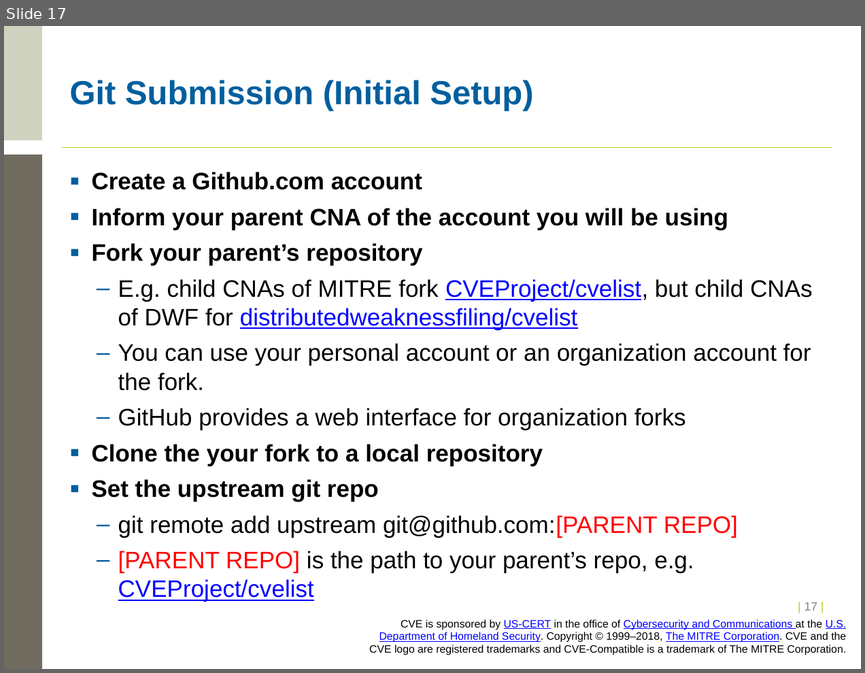
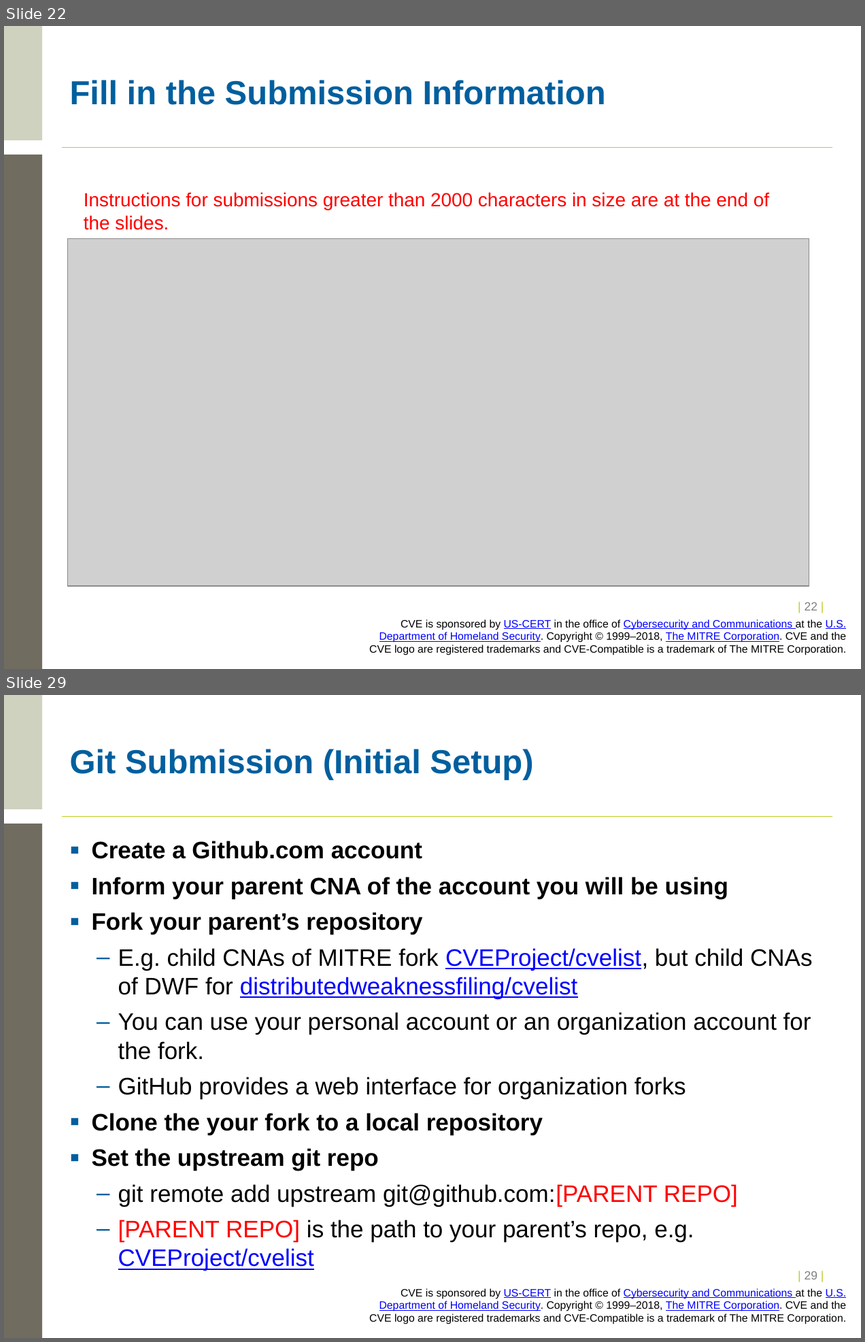
Before and after one commit to CVEProject/cveproject.github.io, a slide deck: docs/cna/Entry_Submission_Process.pptx. Shown one above the other, each under a label of ours: slide 17 before the commit, slides 22 and 29 after it; the slides between them are not shown. The pictures are 865x673 and 865x1342 pixels, drawn with LibreOffice and Linux fonts; fonts in the diff are those of the drawing; grey boxes stand for pictures; background and template pictures are left out. Boxes give left, top, right and bottom in pixels: in the first picture for what was removed or moved away, otherwise in the second. Text is boxed around its words. In the diff, an @@ line names an element or a change of style, - is before the commit and + after.

Commit message:
Adding pictures to the submission process

```diff
--- a/docs/cna/Entry_Submission_Process.pptx
+++ b/docs/cna/Entry_Submission_Process.pptx
@@ slide 22 added at (4,26,861,669), background #FFFFFF; not listed: 4 template elements that a slide beside it also shows @@
@@ title added at (70,80,606,105), 28 pt, text #005F9E, bold @@
+Fill in the Submission Information
@@ text added at (84,192,769,230), 16 pt, text #FF0000 @@
+Instructions for submissions greater than 2000 characters in size are at the end of the slides.
@@ picture added at (67,238,808,586) @@
@@ page number added at (804,602,817,610), 10 pt, text #C1CD23 @@
+| 22 |
@@ what was slide 17 is now slide 29 @@
@@ page number at (804,1271,817,1279): text changed @@
-| 17 |
+| 29 |
```
Also in this commit, not shown: 1 slide changed, 22 other slides added.
